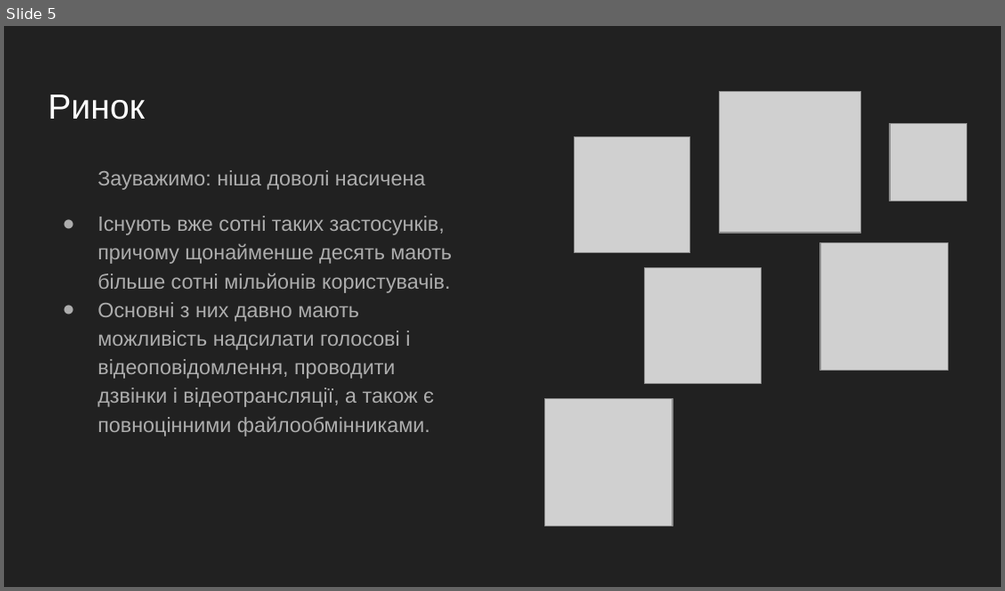
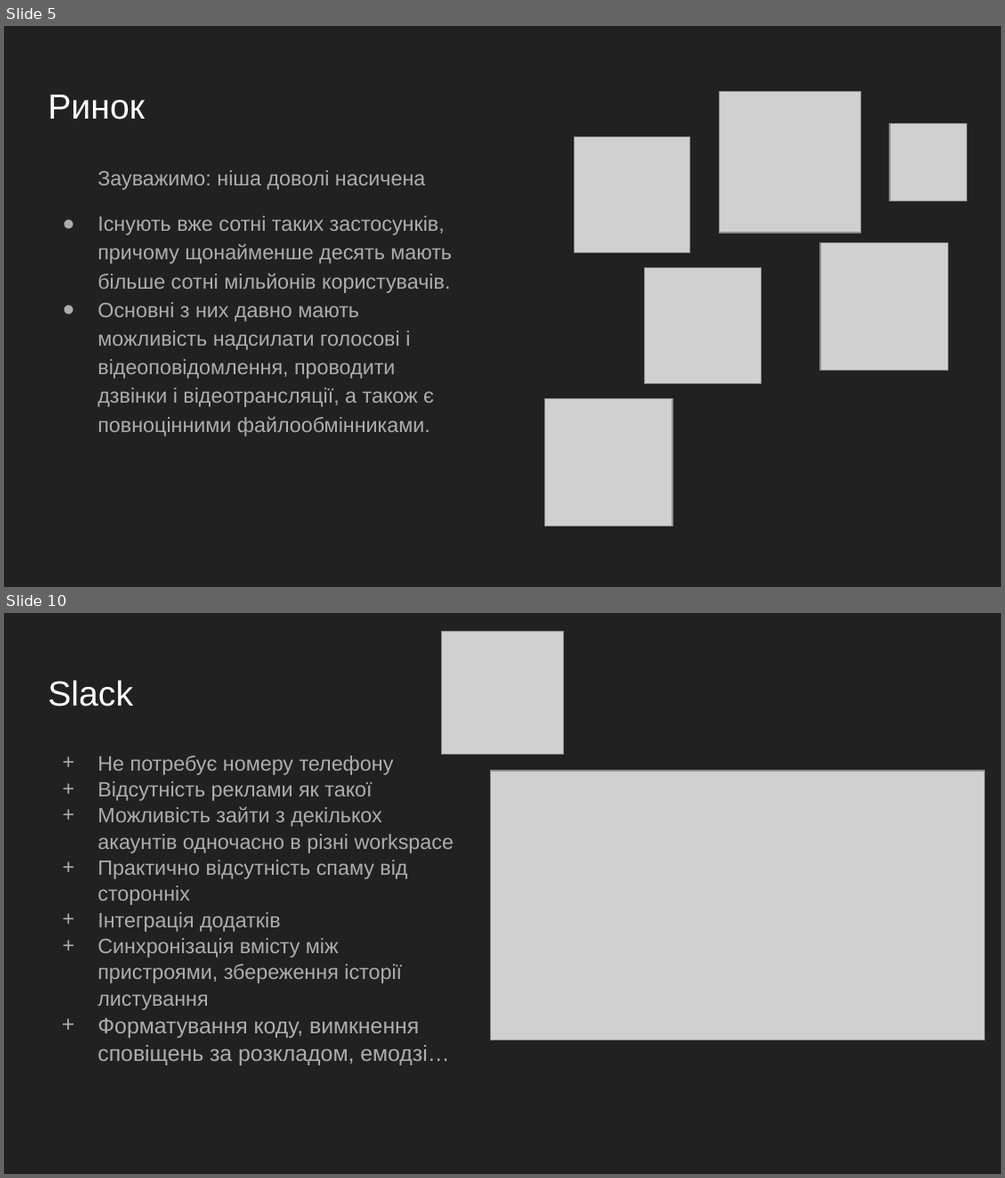
Before and after one commit to witalikh/JustAnotherMessagingApp, a slide deck: Documents/Just Another Messaging App.pptx. Shown one above the other, each under a label of ours: slide 5 before the commit, slides 5 and 10 after it; the slides between them are not shown. The pictures are 1005x591 and 1005x1178 pixels, drawn with LibreOffice and Linux fonts; fonts in the diff are those of the drawing; grey boxes stand for pictures. Boxes give left, top, right and bottom in pixels: in the first picture for what was removed or moved away, otherwise in the second. Text is boxed around its words. In the diff, an @@ line names an element or a change of style, - is before the commit and + after.

```diff
--- a/Documents/Just Another Messaging App.pptx
+++ b/Documents/Just Another Messaging App.pptx
@@ slide 10 added at [4, 613, 1001, 1174], background #212121 @@
@@ picture added at [442, 632, 564, 755] @@
@@ title added at [48, 680, 133, 706], 25.2 pt, text #FFFFFF @@
+Slack
@@ text added at [97, 755, 453, 1065], 15 pt, text #ADADAD @@
++ Не потребує номеру телефону
++ Відсутність реклами як такої
++ Можливість зайти з декількох акаунтів одночасно в різні workspace
++ Практично відсутність спаму від сторонніх
++ Інтеграція додатків
++ Синхронізація вмісту між пристроями, збереження історії листування
++ Форматування коду, вимкнення сповіщень за розкладом, емодзі…
@@ picture added at [491, 771, 984, 1039] @@
```
Also in this commit, not shown: 3 slides changed, 7 other slides added.
